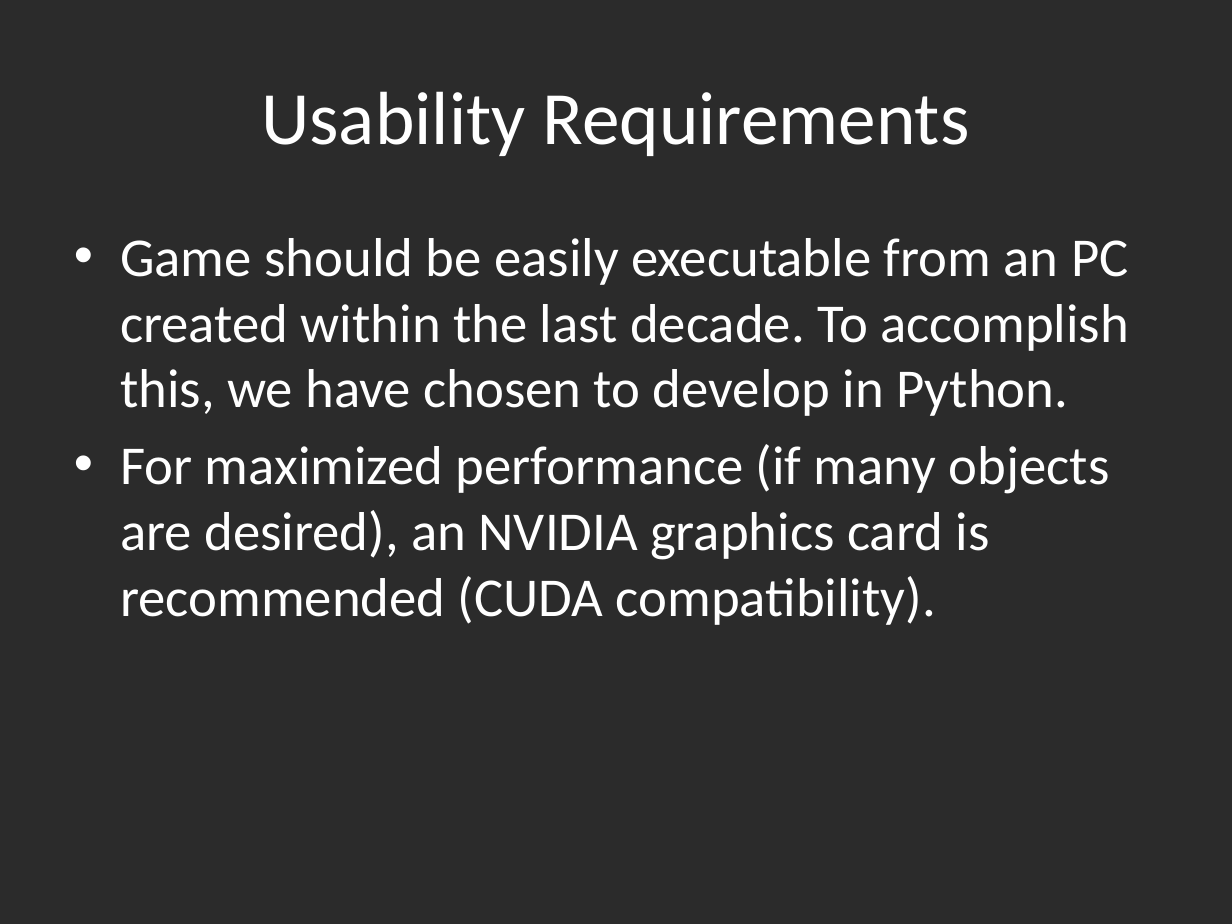
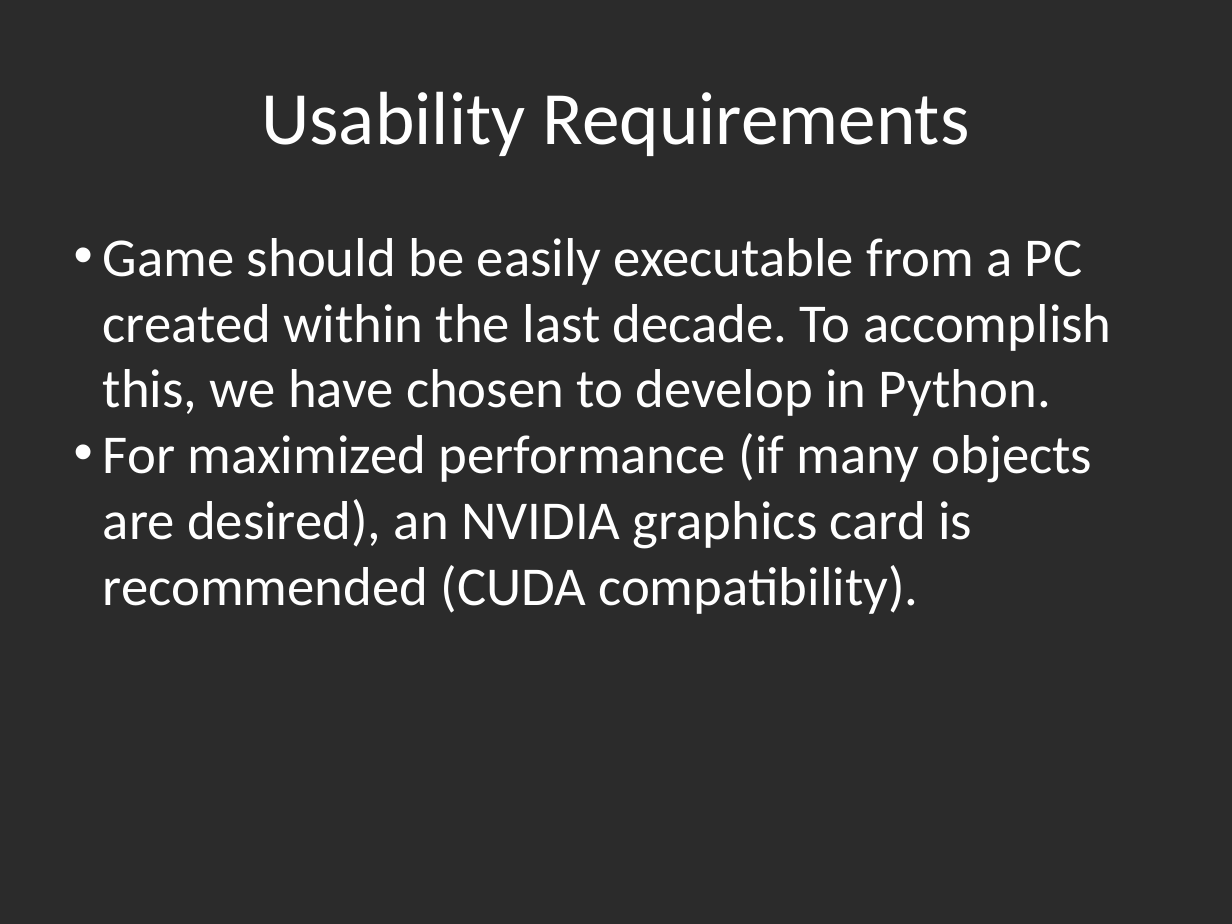
Before and after one commit to pf4d/space_simulator, a slide deck: slide 3 of doc/gamesPresentation1.pptx. Drawn at 1232x924 pixels with LibreOffice and Linux fonts; fonts in the diff are those of the drawing; background and template pictures are left out; a plain dark background stands for a picture behind light text. Boxes give left, top, right and bottom in pixels: in the first picture for what was removed or moved away, otherwise in the second. Text is boxed around its words. In the diff, an @@ line names an element or a change of style, - is before the commit and + after.

Commit message:
Added pictures and corrected some typos. Deleted odp because it messed up my background, which I did not care for.

```diff
--- a/doc/gamesPresentation1.pptx
+++ b/doc/gamesPresentation1.pptx
@@ text at [103,238,1112,416]: text changed @@
-• Game should be easily executable from an PC created within the last decade. To accomplish this, we have chosen to develop in Python.
+• Game should be easily executable from a PC created within the last decade. To accomplish this, we have chosen to develop in Python.
@@ text at [103,433,1093,614]: indent changed; less space between paragraphs @@
```
Also in this commit, not shown: 8 other slides changed, 4 slides added, 1 other file.
